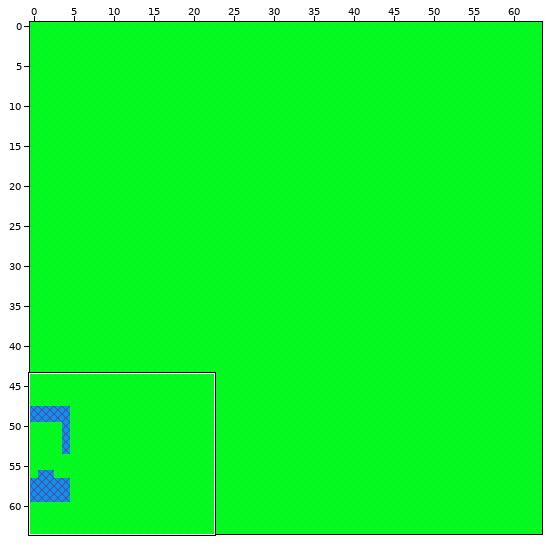
An edit to a level. Tiled map, core/assets/maps/test-map.tmx. Above: a wide view before the commit, with the close-up outlined.
Close-up. The starting point:
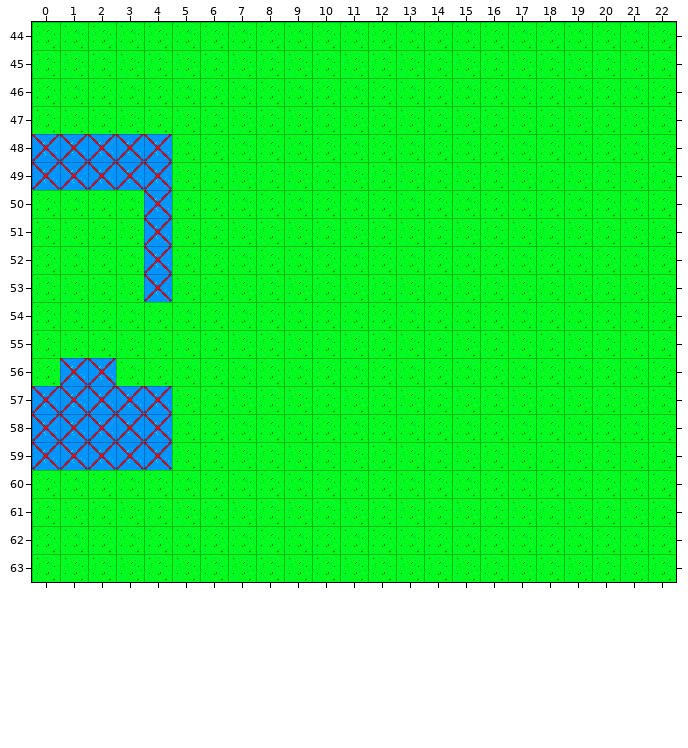
Cells are 32x32 px. Shown: x 0..22, y 44..63.
Now the later version:
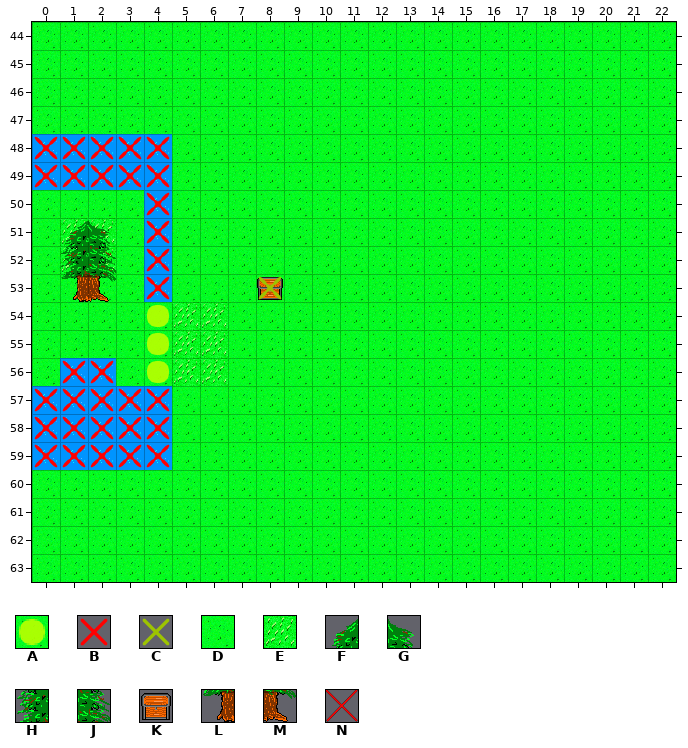
Key: from "Infotile_Spritesheet": A 0, B 1, C 2; from "ground": D 0, E 1, F 338, G 339, H 358, J 359, K 360, L 378, M 379; from "info": N 0.
_ is an empty cell.
Tiles of an added or newly shown layer are drawn over the layers below it.
See-through tiles are keyed as they look on the map.
Author's note on the commit: GridRenderer
Diff:
Layer "ground":
y 51..52: x 1..2 DD -> EE
y 54..56: x 5..6 DD -> EE
Layer "structure" (added):
y 51: x 1..2 __ -> FG
y 52: x 1..2 __ -> HJ
y 53: x 1..2 __ -> LM; x 8 _ -> K
Layer "info":
y 48..49: x 0..4 NNNNN -> BBBBB
y 50..52: x 4 N -> B
y 53: x 4 N -> B; x 8 _ -> C
y 54..55: x 4 _ -> A
y 56: x 1..2 NN -> BB; x 4 _ -> A
y 57..59: x 0..4 NNNNN -> BBBBB
